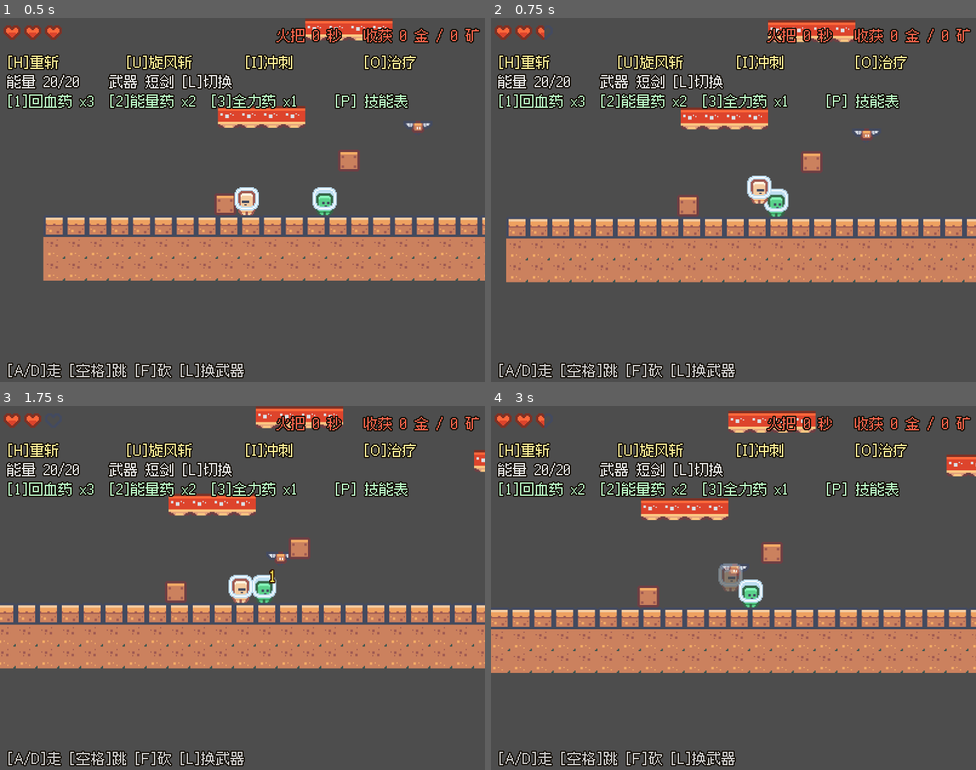
Above: before the commit, frames 1-4 (two rows, left to right).
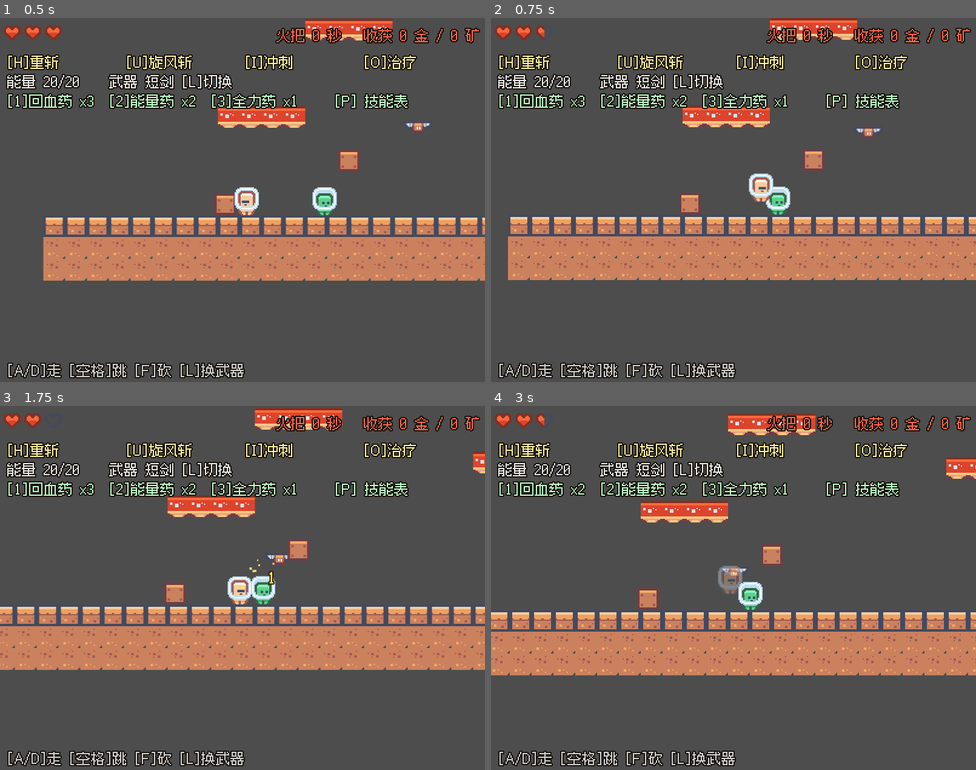
Above: after the commit, the same moments.

Repository: 01821/farm-fight-game
Game: Godot game, scene res://Tests/test_mine_combat.tscn
Same seed, same stepped clock (60 frames per second), same inputs: the game is played once before the commit and once after it. This scene is started directly instead of the project's main scene. Sound files missing from this copy of the repository are replaced by a short silence.
Inputs:
- Up to frame 1 (0.5 s): no input
- Up to frame 2 (0.75 s): hold D (right) from 0.53 s (still down); hold F (use_item) from 0.53 s (still down)
- Up to frame 3 (1.75 s): keep holding D (right); tap Space (jump) at 0.77, 1.52 s; release F (use_item) at 1.28 s; tap Q (cycle_item) at 1.35 s; tap F (use_item) at 1.55 s
- Up to frame 4 (3 s): release D (right) at 2.03 s; hold A (left) 2.03-2.78 s; hold F (use_item) 2.03-2.78 s; tap 1 (item_1) at 2.1 s; hold D (right) from 2.78 s (still down); tap 2 (item_2) at 2.85 s

Frame 1 is identical in both runs. In frame 2, 7.7% of the frame differs, in the area x 3-100%, y 0-73%; in frame 3, 6.1%; in frame 4, 8.0%, in the area x 0-100%, y 1-74%.

Commit message:
feat(juice): 屏幕震动 + 打击火星 + 落地扬尘（16 项清单第 1 项）

Diff:
--- a/Scenes/Mine/mine_player.tscn
+++ b/Scenes/Mine/mine_player.tscn
@@ -48,3 +48,40 @@
 position = Vector2(0, -10)
 position_smoothing_enabled = true
 position_smoothing_speed = 8.0
+
+; 打击火星：打中敌人时挪到命中点重新播放。
+; local_coords = false —— 粒子留在世界里，不跟着主角跑。
+[node name="HitSparks" type="CPUParticles2D" parent="."]
+z_index = 2
+emitting = false
+amount = 10
+lifetime = 0.32
+one_shot = true
+explosiveness = 0.95
+local_coords = false
+direction = Vector2(-0.6, -0.8)
+spread = 60.0
+gravity = Vector2(0, 340)
+initial_velocity_min = 55.0
+initial_velocity_max = 140.0
+scale_amount_min = 1.0
+scale_amount_max = 2.2
+color = Color(1, 0.86, 0.42, 1)
+
+; 落地扬尘：踩到地面时在脚底放一下
+[node name="DustPuff" type="CPUParticles2D" parent="."]
+z_index = -1
+emitting = false
+amount = 7
+lifetime = 0.38
+one_shot = true
+explosiveness = 0.9
+local_coords = false
+direction = Vector2(0, -1)
+spread = 75.0
+gravity = Vector2(0, 120)
+initial_velocity_min = 18.0
+initial_velocity_max = 55.0
+scale_amount_min = 1.0
+scale_amount_max = 2.6
+color = Color(0.78, 0.71, 0.58, 0.85)
--- a/Scripts/Mine/mine_player.gd
+++ b/Scripts/Mine/mine_player.gd
@@ -43,6 +43,20 @@
 const DASH_DAMAGE: int = 1
 const DASH_KNOCK: float = 90.0
 
+## --- 手感：屏幕震动 ---
+## 幅度用"像素"、时间用"秒"。**取最强的那一次，不累加** ——
+## 连续的小震动叠成一个大抖会让人头晕。
+const SHAKE_HIT: float = 2.6
+const SHAKE_HIT_TIME: float = 0.12
+const SHAKE_HURT: float = 4.2
+const SHAKE_HURT_TIME: float = 0.26
+const SHAKE_SKILL: float = 5.0
+const SHAKE_SKILL_TIME: float = 0.2
+const SHAKE_DEATH: float = 7.0
+const SHAKE_DEATH_TIME: float = 0.5
+## 落地扬尘的最小下落速度（轻轻跳一下不该扬尘）
+const LAND_DUST_SPEED: float = 150.0
+
 ## 消耗品：三种药，分别绑在 1 / 2 / 3 上。
 ## 和技能是**两套分开的资源**（参考游戏里技能是 H U I O、物品是 1/2/3）：
 ## 技能吃能量，药吃瓶数。
@@ -81,12 +95,24 @@
 var _dash_hit: Dictionary = {}
 var _reach: float = 24.0
 
+## 屏幕震动：剩余时间 / 总时长 / 幅度
+var _shake_left: float = 0.0
+var _shake_len: float = 0.001
+var _shake_amp: float = 0.0
+## 上一帧是否站在地上（用来判断"刚落地"）
+var _was_on_floor: bool = true
+## 上一帧的下落速度（决定落地时扬不扬尘）
+var _last_fall_speed: float = 0.0
+
 @onready var sprite: Sprite2D = $Sprite2D
 @onready var slash: Polygon2D = $Slash
 ## 判定框是**预建的 Area2D**，一直开着当查询区域用 ——
 ## 这样 get_overlapping_bodies() 拿到的就是当前这一帧的重叠结果。
 @onready var attack_box: Area2D = $AttackBox
 @onready var _attack_shape_node: CollisionShape2D = $AttackBox/CollisionShape2D
+@onready var camera: Camera2D = $Camera2D
+@onready var hit_sparks: CPUParticles2D = $HitSparks
+@onready var dust_puff: CPUParticles2D = $DustPuff
 
 ## 技能的判定范围是**每次都不一样**的（重斩是长条、旋风斩是方块），
 ## 而 Area2D 的重叠结果要等一个物理帧才刷新，技能判定不能等。
@@ -175,6 +201,8 @@
 		velocity.y *= JUMP_CUT
 
 	move_and_slide()
+	_last_fall_speed = velocity.y
+	_check_landing()
 
 	if absf(velocity.x) > 1.0:
 		sprite.flip_h = velocity.x < 0.0
@@ -183,9 +211,54 @@
 	_attack_cd = maxf(0.0, _attack_cd - delta)
 	_update_invuln(delta)
 	_update_slash(delta)
+	_update_shake(delta)
 	energy = minf(energy + MineCombatData.ENERGY_REGEN * delta, float(MineCombatData.ENERGY_MAX))
 	for i in range(skill_cd.size()):
 		skill_cd[i] = maxf(0.0, skill_cd[i] - delta)
+
+# --- 手感：屏幕震动与打击粒子 ---
+
+## 抖一下屏幕。**取更强的那一次，不累加** —— 连续小震动叠成大抖会让人晕。
+func shake(amp: float, dur: float) -> void:
+	if amp >= _shake_amp or _shake_left <= 0.0:
+		_shake_amp = amp
+		_shake_len = maxf(dur, 0.001)
+	_shake_left = maxf(_shake_left, dur)
+
+func is_shaking() -> bool:
+	return _shake_left > 0.0
+
+## 震动的幅度随时间线性衰减到 0，抖完把摄像机偏移归零
+func _update_shake(delta: float) -> void:
+	if _shake_left <= 0.0:
+		if camera.offset != Vector2.ZERO:
+			camera.offset = Vector2.ZERO
+		_shake_amp = 0.0
+		return
+	_shake_left = maxf(0.0, _shake_left - delta)
+	var k: float = _shake_amp * (_shake_left / _shake_len)
+	camera.offset = Vector2(randf_range(-k, k), randf_range(-k, k))
+
+## 在指定位置炸一簇火星。用的是**预建的粒子节点**，只改位置然后重播。
+func spawn_hit_sparks(at: Vector2) -> void:
+	if hit_sparks == null:
+		return
+	hit_sparks.global_position = at
+	hit_sparks.restart()
+
+## 脚底扬尘
+func spawn_land_dust() -> void:
+	if dust_puff == null:
+		return
+	dust_puff.global_position = global_position + Vector2(0, -2)
+	dust_puff.restart()
+
+## 从空中落到地面时扬一次尘。轻轻跳一下（下落速度不够）不扬。
+func _check_landing() -> void:
+	var on_floor: bool = is_on_floor()
+	if on_floor and not _was_on_floor and _last_fall_speed > LAND_DUST_SPEED:
+		spawn_land_dust()
+	_was_on_floor = on_floor
 
 # --- 武器 ---
 
@@ -233,6 +306,9 @@
 
 	if hit > 0:
 		Sfx.play("hit")
+		# 打中的手感：火星 + 抖屏
+		spawn_hit_sparks(global_position + Vector2(float(facing) * _reach * 0.6, BOX_CENTER_Y))
+		shake(SHAKE_HIT, SHAKE_HIT_TIME)
 	else:
 		print("[矿洞] 挥空了")
 	attacked.emit(hit)
@@ -320,6 +396,7 @@
 			_skill_dash(s)
 		"heal":
 			_skill_heal(s)
+	shake(SHAKE_SKILL, SHAKE_SKILL_TIME)
 	print("[矿洞] 放技能 ", MineCombatData.skill_name(id), "（剩能量 ", int(energy), "）")
 	skill_used.emit(id)
 	return true
@@ -418,6 +495,7 @@
 	hp = maxi(0, hp - amount)
 	_invuln = INVULN_TIME
 	Sfx.play("hurt")
+	shake(SHAKE_HURT, SHAKE_HURT_TIME)
 	if from.is_finite():
 		var dx: float = signf(global_position.x - from.x)
 		if absf(dx) < 0.01:
@@ -426,6 +504,7 @@
 	print("[矿洞] 玩家掉血 ", amount, "，剩 ", hp, "/", MAX_HP)
 	damaged.emit(amount)
 	if hp <= 0:
+		shake(SHAKE_DEATH, SHAKE_DEATH_TIME)
 		print("[矿洞] 玩家倒下了")
 		died.emit()
 	return true
--- a/Tests/test_mine_combat.gd
+++ b/Tests/test_mine_combat.gd
@@ -138,6 +138,55 @@
 	_check("朝左也能砍中", hit2 == 1)
 	_check("打到的是旁边那只", other.hp == other.max_hp - 1)
 
+	print("--- 手感：屏幕震动与打击粒子 ---")
+	# ⚠️ 先挪到没人的地方，把前面战斗留下的震动清干净。
+	#    第一次写这节时没做这一步：敌人在旁边反复造成接触伤害，一抖再抖，
+	#    于是"抖完之后不再震"永远不成立 —— **测试自己的前置状态没收拾干净**。
+	_player.global_position = Vector2(70, 198)
+	_player.velocity = Vector2.ZERO
+	await _step(40)
+	_check("主角身上有摄像机（震动要用）", _player.camera != null)
+	_check("有打击火星粒子节点", _player.hit_sparks != null)
+	_check("有落地扬尘粒子节点", _player.dust_puff != null)
+	_check("平时不震", not _player.is_shaking())
+	_check("平时摄像机没有偏移", _player.camera.offset == Vector2.ZERO)
+
+	# 抖一下，观察摄像机偏移。**不能只断言"某一帧不为零"** ——
+	# 偏移是随机数，理论上可能正好摇到 0，那会变成偶发失败。
+	_player.shake(6.0, 0.3)
+	_check("抖动开始了", _player.is_shaking())
+	var max_off: float = 0.0
+	for i in range(10):
+		await _step(1)
+		max_off = maxf(max_off, _player.camera.offset.length())
+	print("  INFO 抖动期间摄像机最大偏移 ", snappedf(max_off, 0.01), " px")
+	_check("摄像机真的在晃", max_off > 0.5)
+	_check("幅度不超过设定值", max_off <= 6.0 * 1.5)
+
+	# 等它抖完，偏移必须归零（不归零的话画面会永久歪着）
+	await _step(30)
+	_check("抖完之后不再震", not _player.is_shaking())
+	_check("抖完之后摄像机归零", _player.camera.offset == Vector2.ZERO)
+
+	# 打中敌人应该自动触发火星 + 抖动。用尖刺球（血厚，不会被一刀秒掉）
+	var target := _level.get_node_or_null("EnemySpike") as MineEnemy
+	_check("有活的靶子可以做命中测试", target != null and is_instance_valid(target))
+	if target != null and is_instance_valid(target):
+		target.hp = 99
+		target.global_position = _player.global_position + Vector2(14, -2)
+		target.velocity = Vector2.ZERO
+		await _step(4)
+		_player.facing = 1
+		await _step(1)
+		var hit_n: int = _player.attack()
+		await _step(2)
+		print("  INFO 挥了一刀，命中 ", hit_n, "；火星在 ", _player.hit_sparks.global_position.round())
+		_check("打中了", hit_n >= 1)
+		_check("挥中会自动抖屏", _player.is_shaking())
+		_check("火星挪到了命中点附近",
+			_player.hit_sparks.global_position.distance_to(_player.global_position) < 40.0)
+		await _step(30)
+
 	_release_all()
 	print("RESULT fail=", _fail)
 	get_tree().quit()
